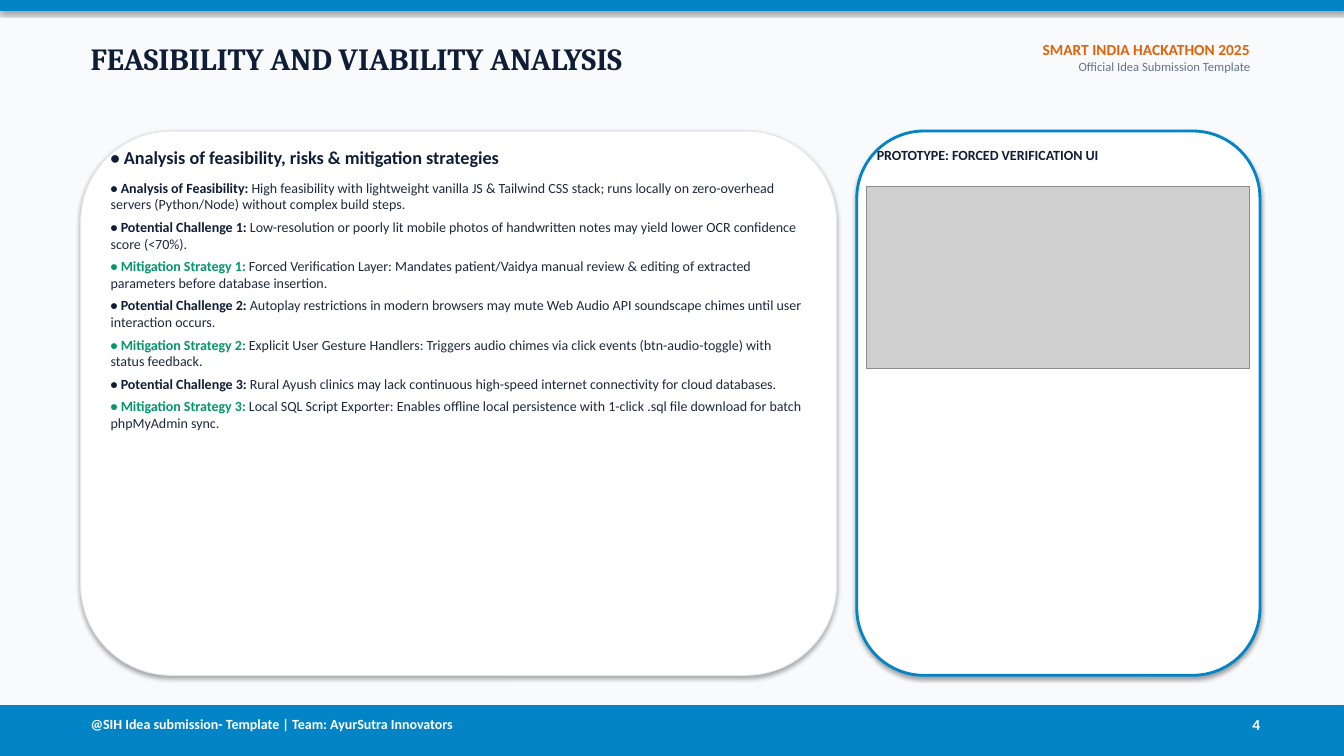
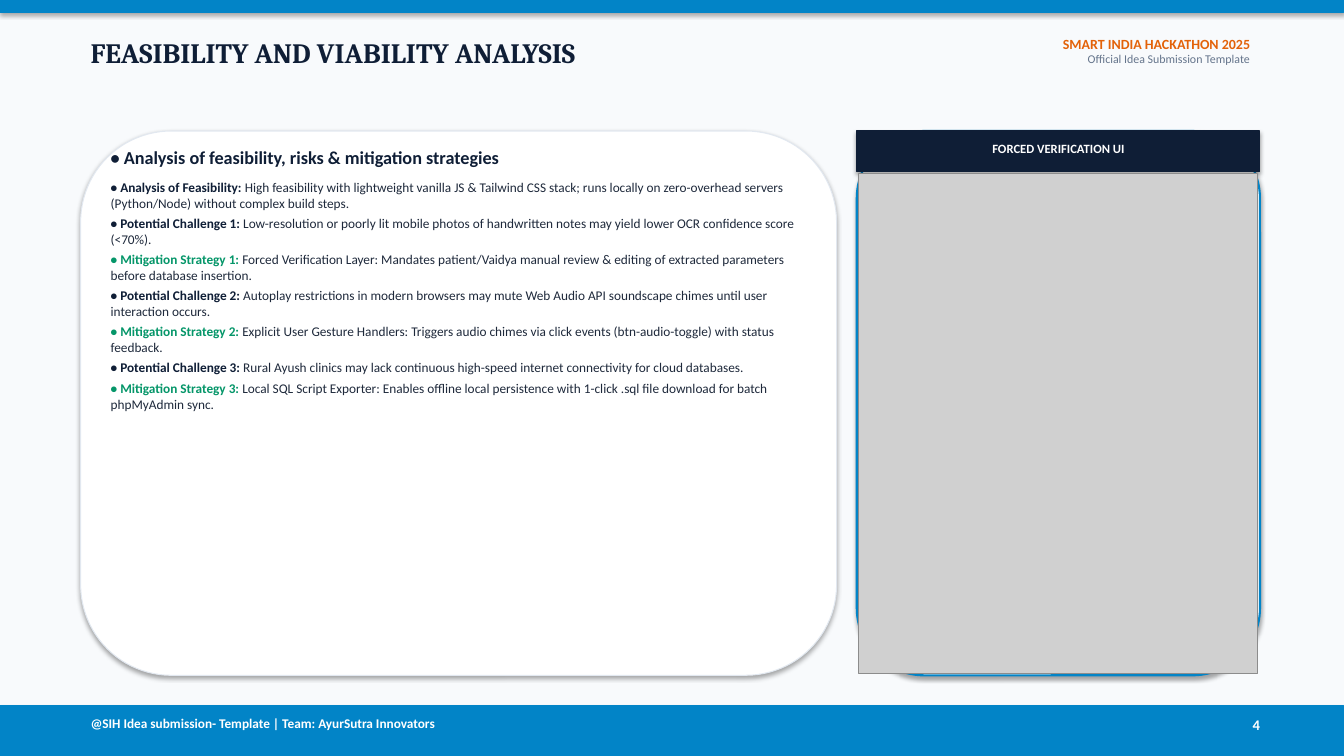
Before and after one commit to 2025ucp1468-Mayank/SIH_PROJECT, a slide deck: slide 4 of SIH_ppt.pptx. Drawn at 1344x756 pixels with LibreOffice and Linux fonts; fonts in the diff are those of the drawing; grey boxes stand for pictures. Boxes give left, top, right and bottom in pixels: in the first picture for what was removed or moved away, otherwise in the second. Text is boxed around its words. In the diff, an @@ line names an element or a change of style, - is before the commit and + after.

Commit message:
Fix UI mockup alignment and image framing with cropped high-res prototype screenshots in SIH_ppt.pptx

```diff
--- a/SIH_ppt.pptx
+++ b/SIH_ppt.pptx
@@ text "FEASIBILITY AND VIABILITY ANALYSIS" at (91, 44, 575, 64): size 22 to 20 pt @@
@@ text "SMART INDIA HACKATHON 2025" at (1063, 40, 1250, 65): size 11 to 10 pt in "SMART INDIA HACKATHON 2025"; size 9 to 8.5 pt in "Official Idea Submission Template" @@
@@ rounded rectangle at (857, 131, 1260, 676): outline #0284C7 2 pt to #0284C7 1.5 pt @@
@@ rectangle added at (857, 131, 1260, 171), fill #0F1E36, outline #0F1E36 0.75 pt @@
@@ text at (992, 144, 1125, 153): text changed; size 10 to 9 pt; text colour #0F1E36 to #FFFFFF @@
-PROTOTYPE: FORCED VERIFICATION UI
+FORCED VERIFICATION UI
@@ picture added at (859, 173, 1258, 674) @@
@@ text at (111, 182, 794, 411): size 10 to 9.5 pt; less space between paragraphs @@
@@ picture removed at (867, 187, 1250, 368) @@
@@ text "@SIH Idea submission- Template | ..." at (91, 718, 435, 730): size 10 to 9.5 pt @@
```
Also in this commit, not shown: 5 other slides changed, 4 other files.
